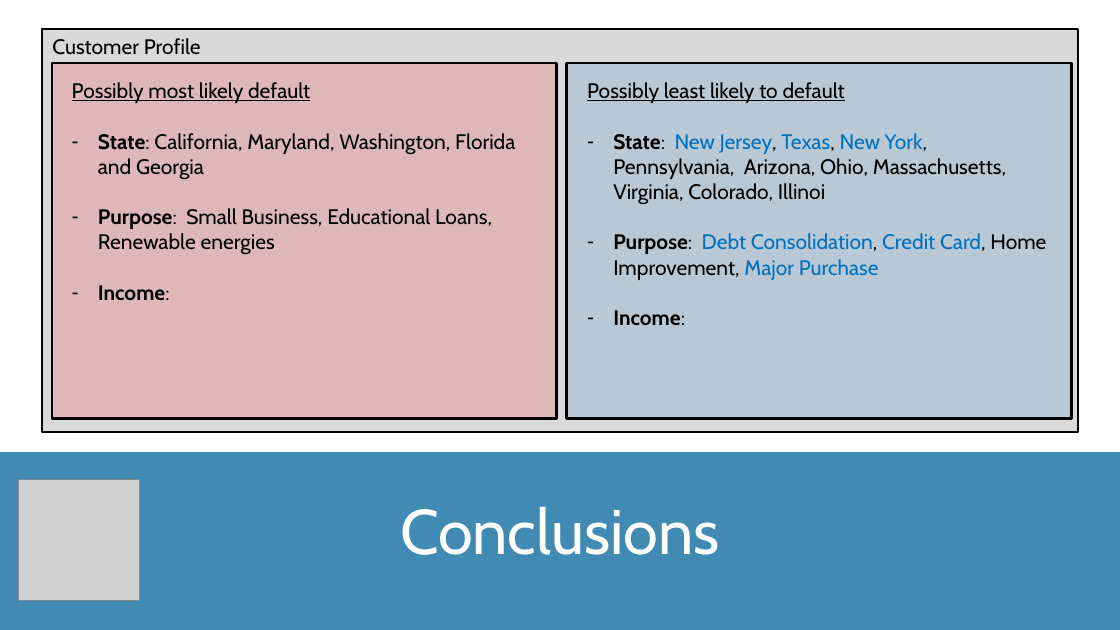
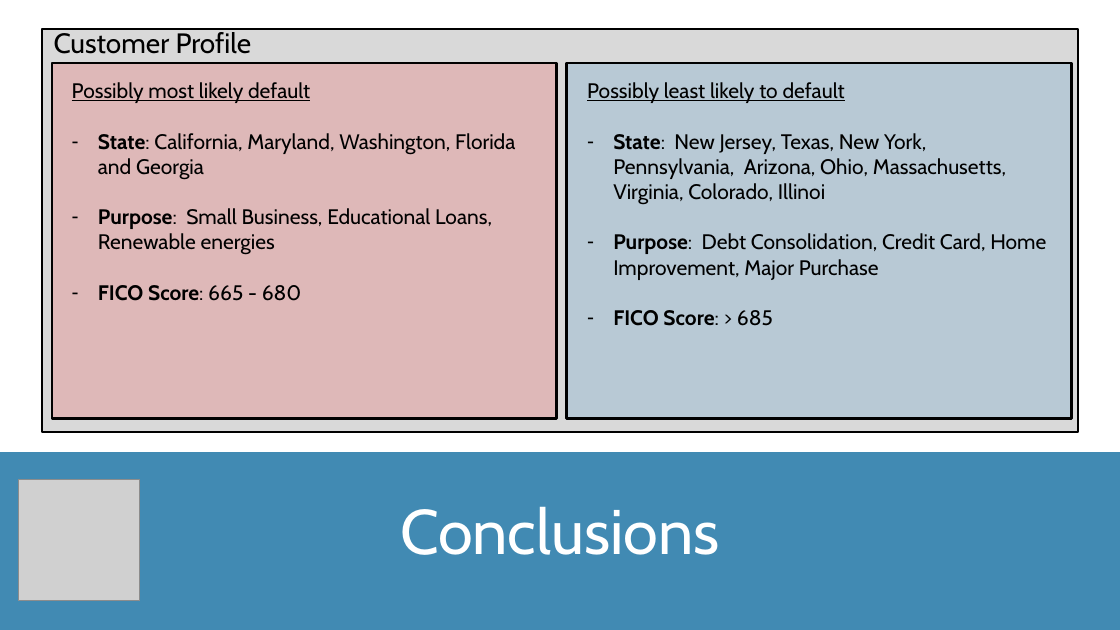
Before and after one commit to TomW49/final_proj_cc, a slide deck: slide 12 of documentation/loan_defaults_presentation.pptx. Drawn at 1120x630 pixels with LibreOffice and Linux fonts; fonts in the diff are those of the drawing; grey boxes stand for pictures. Boxes give left, top, right and bottom in pixels: in the first picture for what was removed or moved away, otherwise in the second. Text is boxed around its words. In the diff, an @@ line names an element or a change of style, - is before the commit and + after.

```diff
--- a/documentation/loan_defaults_presentation.pptx
+++ b/documentation/loan_defaults_presentation.pptx
@@ text "Customer Profile": place and size @@
-text "Customer Profile" at bbox=[52, 38, 201, 55]
+text "Customer Profile" at bbox=[54, 29, 252, 54]
@@ text "Customer Profile" at bbox=[54, 29, 252, 54]: size 18 to 24 pt @@
@@ text at bbox=[613, 133, 1046, 280]: text colour #0070C0 to #000000 in "New Jersey, Texas, New York,", "Debt Consolidation, Credit Card, Major Purchase" @@
@@ text at bbox=[98, 285, 302, 301]: text changed @@
-– Income:
+– FICO Score: 665 - 680
@@ text at bbox=[613, 310, 773, 326]: text changed @@
-– Income:
+– FICO Score: > 685
```
Also in this commit, not shown: 5 other slides changed.
